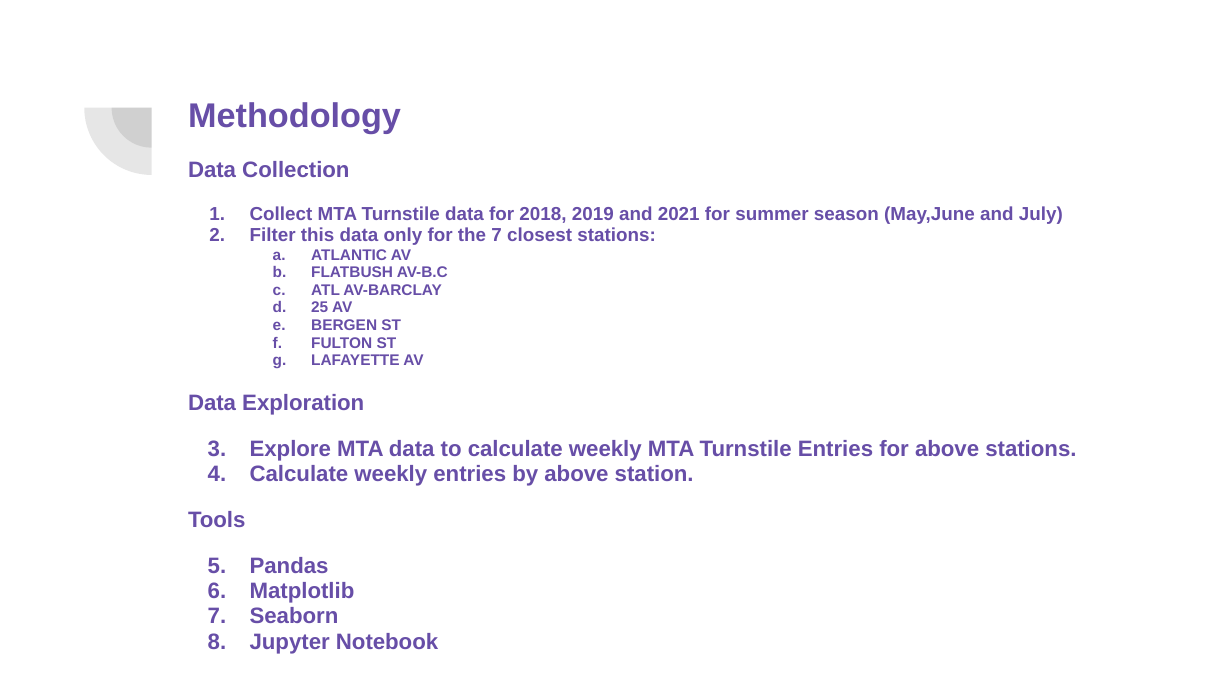
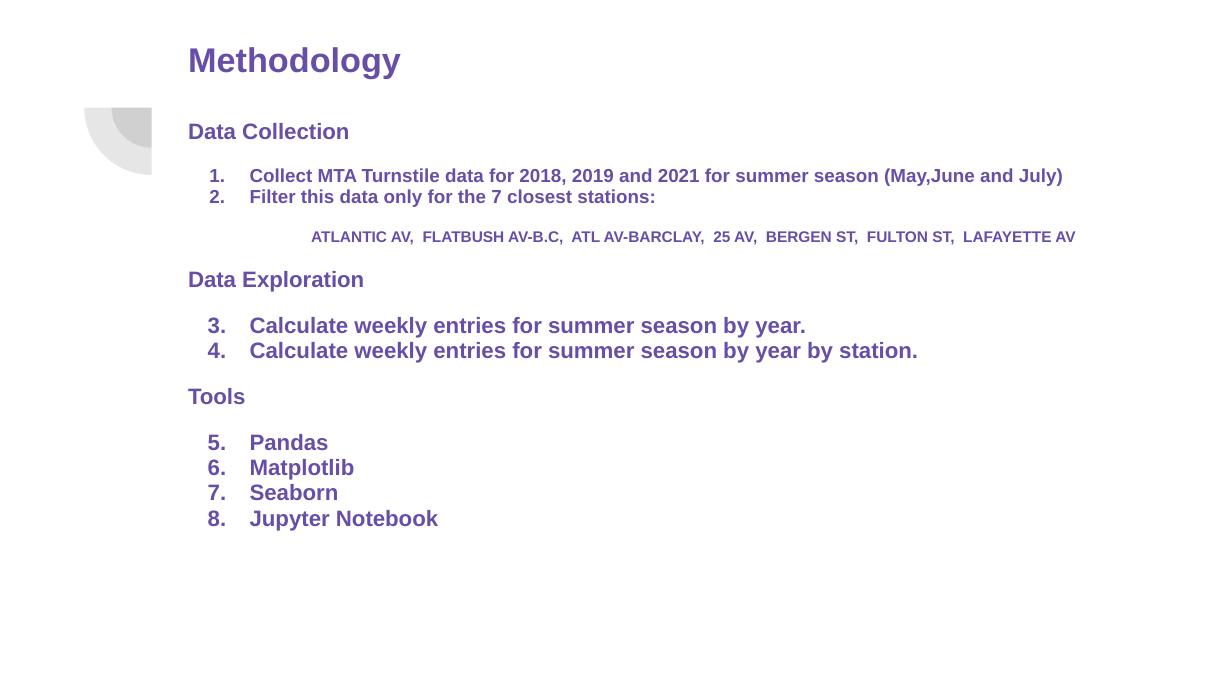
Before and after one commit to poonamgaikar01/EDA_project, a slide deck: slide 3 of MTA_LOW_TRAFFIC_WEEK_FOR_KIDS_TOURNAMENTS.pptx. Drawn at 1232x693 pixels with LibreOffice and Linux fonts; fonts in the diff are those of the drawing. Boxes give left, top, right and bottom in pixels: in the first picture for what was removed or moved away, otherwise in the second. Text is boxed around its words. In the diff, an @@ line names an element or a change of style, - is before the commit and + after.

Commit message:
Final commit for the presentation

```diff
--- a/MTA_LOW_TRAFFIC_WEEK_FOR_KIDS_TOURNAMENTS.pptx
+++ b/MTA_LOW_TRAFFIC_WEEK_FOR_KIDS_TOURNAMENTS.pptx
@@ title "Methodology": place and size @@
-title "Methodology" at box(188, 102, 401, 133)
+title "Methodology" at box(188, 47, 401, 78)
@@ text "Data Collection": place and size @@
-text "Data Collection" at box(188, 161, 1076, 654)
+text "Data Collection" at box(188, 123, 1075, 531)
@@ text at box(311, 231, 1075, 245): text changed @@
-  a. ATLANTIC AV
-  b. FLATBUSH AV-B.C
-  c. ATL AV-BARCLAY
-  d. 25 AV
-  e. BERGEN ST
-  f. FULTON ST
-  g. LAFAYETTE AV
+ATLANTIC AV, FLATBUSH AV-B.C, ATL AV-BARCLAY, 25 AV, BERGEN ST, FULTON ST, LAFAYETTE AV
@@ text at box(250, 317, 918, 363): text changed @@
-1. Explore MTA data to calculate weekly MTA Turnstile Entries for above stations.
-2. Calculate weekly entries by above station.
+1. Calculate weekly entries for summer season by year.
+2. Calculate weekly entries for summer season by year by station.
```
Also in this commit, not shown: 2 other slides changed, 1 slide added, 1 slide removed, 1 other file.
